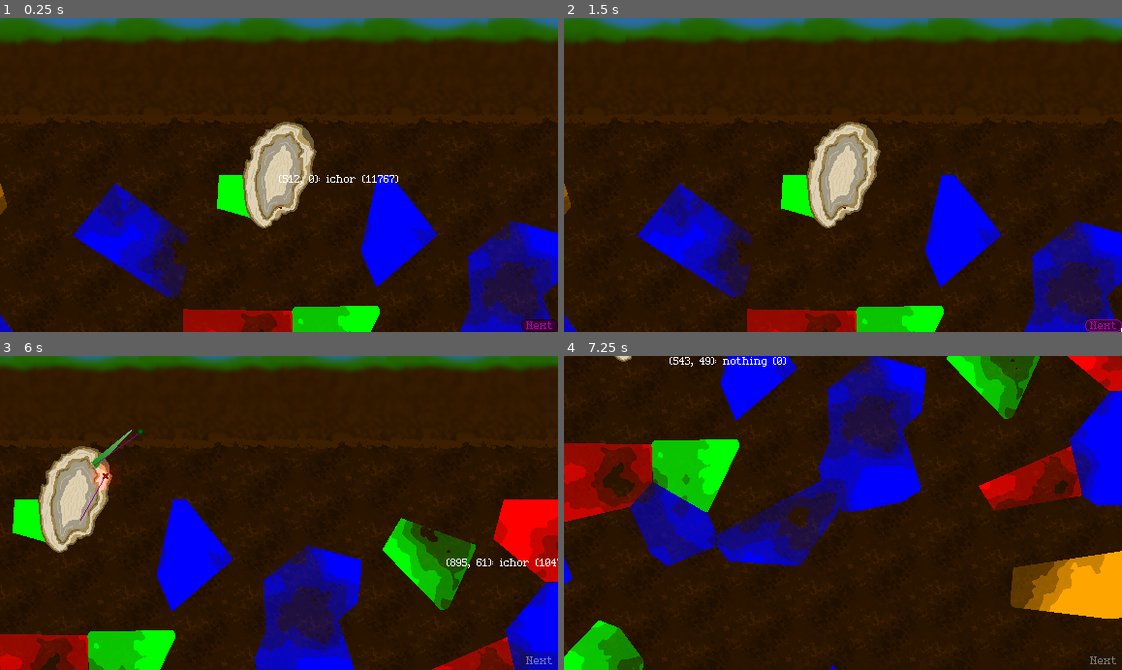
Above: before the commit, frames 1-4 (two rows, left to right).
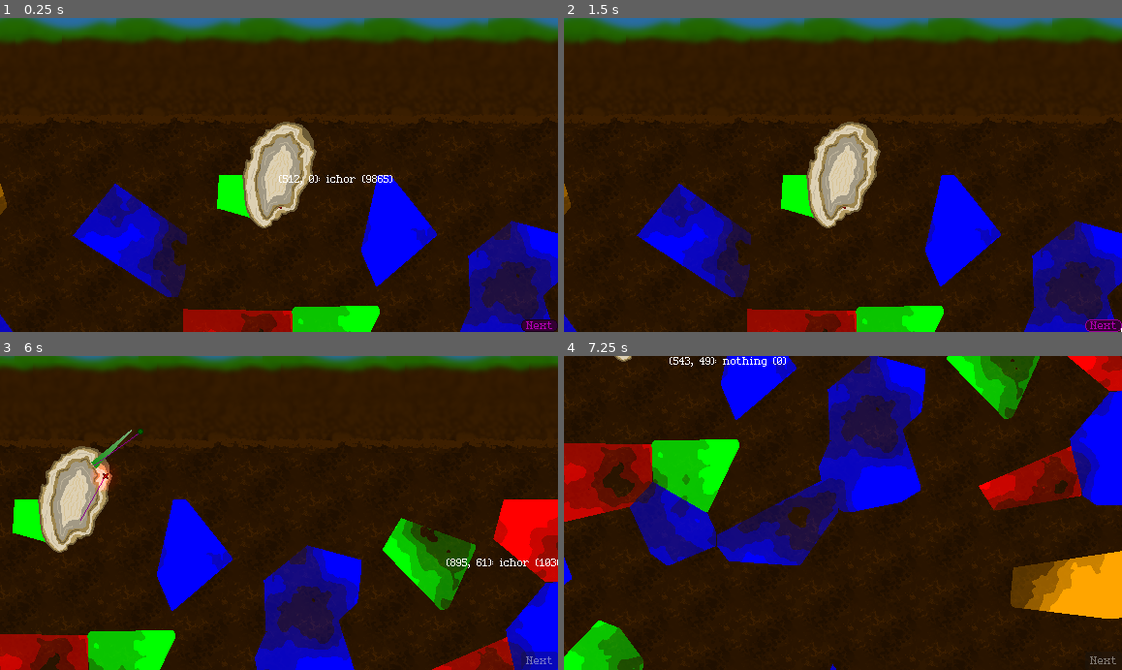
Above: after the commit, the same moments.

Repository: dragonryan06/trellis
Game: Godot game, scene res://test_world.tscn
Same seed, same stepped clock (60 frames per second), same inputs: the game is played once before the commit and once after it.
Inputs (mouse positions are in pixels of both pictures, inside the frame that each line leads up to):
- Up to frame 1 (0.25 s): no input
- Up to frame 2 (1.5 s): click "Next" at 0.5 s; click "Next" at 1.25 s
- Up to frame 3 (6 s): click "Next" at 2 s; tap Enter at 2.75, 5.75 s; drag from (295, 481) to (334, 443) at 2.77 s; tap Space at 3.5 s; drag from (279, 544) to (334, 443) at 3.52 s; move the mouse to (334, 443) at 4.27 s; hold Right (camera_pan_right) 4.28-5 s; click (334, 443) at 4.42 s; drag from (251, 575) to (178, 491) at 5.02 s; move the mouse to (446, 560) at 5.77 s; hold Down (camera_pan_down) from 5.78 s (still down); click (446, 560) at 5.92 s
- Up to frame 4 (7.25 s): release Down (camera_pan_down) at 6.5 s; drag from (675, 465) to (670, 356) at 6.52 s

The runs differ from the first frame. In frame 1, less than 0.1% of the frame differs, in the area x 65-72%, y 50-53%; in frame 2, nothing differs; in frame 3, less than 0.1%; in frame 4, nothing differs.

Commit message:
Create shader to reduce amount of visible material with depletion

Diff:
--- a/generation/resource_vein.gd
+++ b/generation/resource_vein.gd
@@ -41,6 +41,8 @@
 
 var volume := 0
 
+var peak_richness := 0
+
 func update_bounds(to_include: Vector2i) -> void:
 	if (to_include.x < bounds.position.x):
 		bounds.position.x = to_include.x
@@ -58,7 +60,10 @@
 	texture.set_image(image)
 	position = bounds.position
 	centered = false
-	name = type
+	name = _to_string()
+	material = ShaderMaterial.new()
+	material.shader = load("res://generation/resource_vein.gdshader")
+	set_instance_shader_parameter(&"levels", peak_richness)
 
 func _to_string() -> String:
 	return "%s (%d)" % [type, volume]
--- /dev/null
+++ b/generation/resource_vein.gdshader
@@ -0,0 +1,29 @@
+shader_type canvas_item;
+
+// Highest level of the material in the resource_vein, so that 50% depletion doesn't hide a 2-leveled vein.
+instance uniform int levels = 4;
+// Percentage of the material that is depleted.
+instance uniform float depletion = 0.0;
+
+float snap(float what) {
+	what /= float(5 - levels);
+	if (what < 0.125) {
+		return 0.0;
+	}
+	if (what < 0.375) {
+		return 0.25;
+	}
+	if (what < 0.625) {
+		return 0.5;
+	}
+	if (what < 0.875) {
+		return 0.75;
+	}
+	return 1.0;
+}
+
+void fragment() {
+	vec4 color = texture(TEXTURE, UV);
+	color.a -= snap(depletion);
+	COLOR = color;
+}
--- a/generation/soil_resources.gd
+++ b/generation/soil_resources.gd
@@ -63,16 +63,19 @@
 			if (vein.type == "nothing"):
 				continue
 
-			var richness = snapped(noise.get_noise_2d(x,y) + 0.75, 0.25)
+			var normalized_richness = clamp(snapped(noise.get_noise_2d(x,y) + 0.75, 0.25), 0.0, 1.0)
+			var richness := int(round(4 * normalized_richness))
 
-			vein.volume += int(round(4 * richness))
+			vein.volume += richness
 			vein.update_bounds(Vector2i(x, y))
+			if (richness > vein.peak_richness):
+				vein.peak_richness = richness
 
 			vein.image.set_pixel(x, y, Color(
 				vein.color.r,
 				vein.color.g,
 				vein.color.b,
-				vein.color.a * richness))
+				vein.color.a * normalized_richness))
 
 	print("...done (%.2fs)" % (Time.get_unix_time_from_system() - t_start))
 
Not shown, added: generation/resource_vein.gdshader.uid
